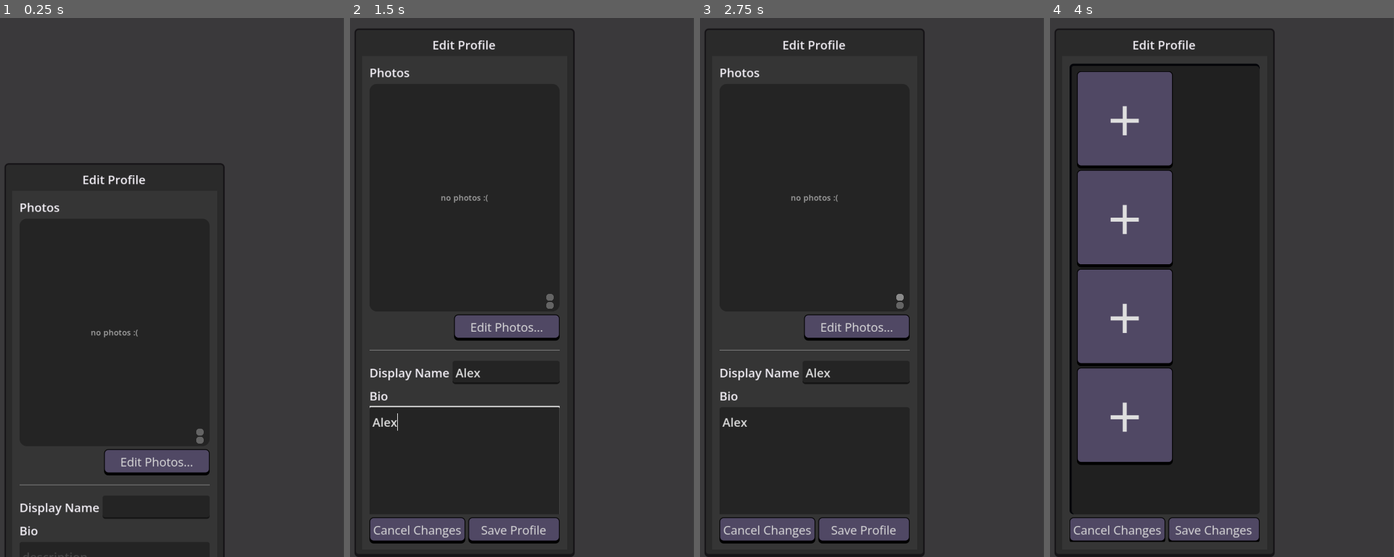
Above: before the commit, frames 1-4 (left to right).
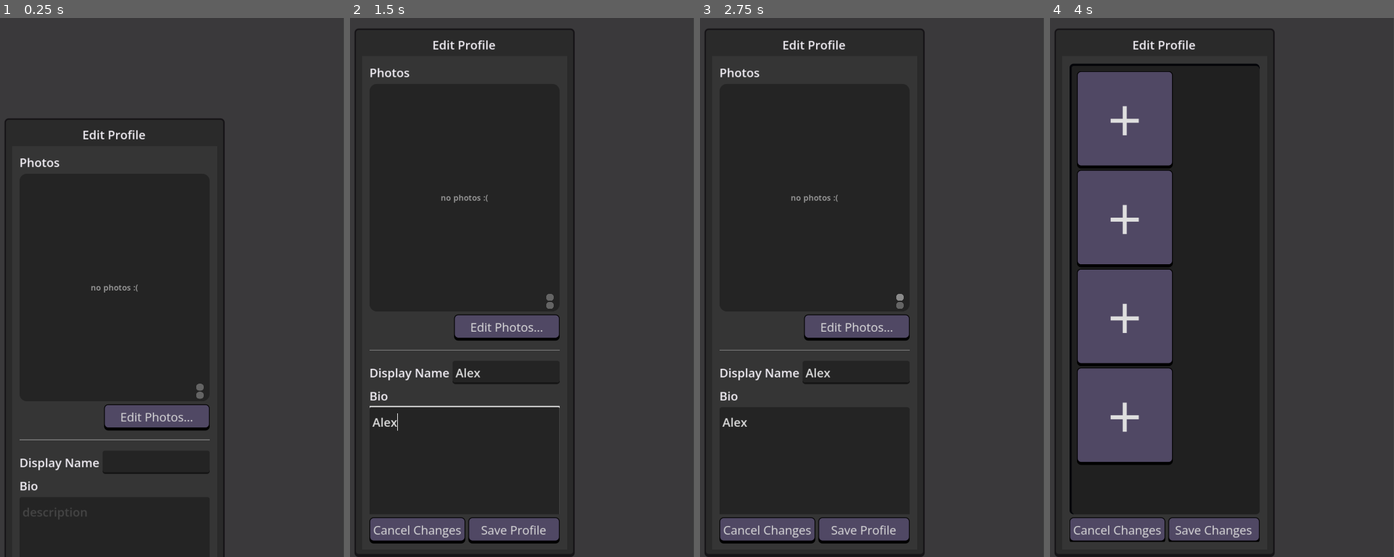
Above: after the commit, the same moments.

Repository: meet-directory/directory-app
Game: Godot game, scene res://app/main_screen/profile/profile_editor/profile_editor_popup.tscn
Two runs of this game, one before a commit and one after it. Both use one fixed random seed, a clock stepped at 60 frames per second and the inputs below. This scene is started directly instead of the project's main scene.
Inputs (mouse positions are in pixels of both pictures, inside the frame that each line leads up to):
- Up to frame 1 (0.25 s): no input
- Up to frame 2 (1.5 s): click (504, 373) at 0.52 s; type "Alex" at 0.6 s; click (463, 465) at 0.75 s; type "Alex" at 0.83 s; click (549, 292) at 1.25 s
- Up to frame 3 (2.75 s): click (899, 298) at 2 s
- Up to frame 4 (4 s): click (1249, 303) at 2.75 s; click "Edit Photos..." at 3.5 s

The runs differ from the first frame. In frame 1, 4.8% of the frame differs, in the area x 1-66%, y 18-100%; in frame 2, less than 0.1%; in frame 3, less than 0.1%; in frame 4, less than 0.1%.
Error in both runs: Invalid assignment of property or key 'x' with value of type 'Nil' on a base object of type 'Vector2'. (res://app/main_screen/profile/profile_editor/profile_ed…

Commit message:
various mobile fixes

Diff:
--- a/app/main_screen/profile/profile_editor/profile_editor_popup.tscn
+++ b/app/main_screen/profile/profile_editor/profile_editor_popup.tscn
@@ -15,8 +15,9 @@
 script = ExtResource("1_457ld")
 
 [node name="MarginContainer" type="MarginContainer" parent="." unique_id=234569845]
-offset_right = 920.0
-offset_bottom = 1080.0
+anchors_preset = 15
+anchor_right = 1.0
+anchor_bottom = 1.0
 grow_horizontal = 2
 grow_vertical = 2
 script = ExtResource("2_sim7q")
--- a/globals/app.gd
+++ b/globals/app.gd
@@ -51,11 +51,22 @@
 	add_child(_ui_root)
 	get_tree().current_scene.reparent(_ui_root)
 
+	if App.version == App.VERSIONS.MOBILE_WEB:
+		_show_location_request_popup()
+
+func _show_location_request_popup():
+	var popup:InfoPopup = App.show_info_popup("Allow Location Permission")
+	popup.closed.connect(LocationService.request_location_web)
+
+
 func show_login_screen() -> void:
 	show_screen(Constants.login_screen_file)
 
 func show_screen(file_name:String) -> void:
-	_ui_root.get_child(0).queue_free()
+	for child in _ui_root.get_children():
+		child.queue_free()
+	if _ui_root.get_child_count() > 0:
+		await get_tree().process_frame
 	var packed:PackedScene = load(file_name)
 	_ui_root.add_child(packed.instantiate())
 
--- a/globals/location_service.gd
+++ b/globals/location_service.gd
@@ -10,8 +10,10 @@
 func _ready() -> void:
 	match OS.get_name():
 		'Web':
-			request_location_web()
-		'Android':
+			# Need to call this from a user gesture
+			# request_location_web()
+			pass
+		'Android', 'iOS':
 			request_location_desktop()
 		_:
 			request_location_desktop()
@@ -110,7 +112,6 @@
 			text = "You denied the location permission. Without your location, we can't show you users in your area. Please refresh the page and allow the permission.\n\n Note that Directory only collects rough location data to see what city you are in."
 		App.show_info_popup(text)
 
-
 ### Desktop ####################################################################
 # Desktop apps aren't supported yet, just need this for testing
 
--- a/globals/scale_manager.gd
+++ b/globals/scale_manager.gd
@@ -13,8 +13,7 @@
 const CALIBRATION := {
 	"ios": 1.0,
 	"android": 1.45,
-	"web": 0.6,
-
+	"web": 0.7,
 }
 
 func _ready() -> void:
